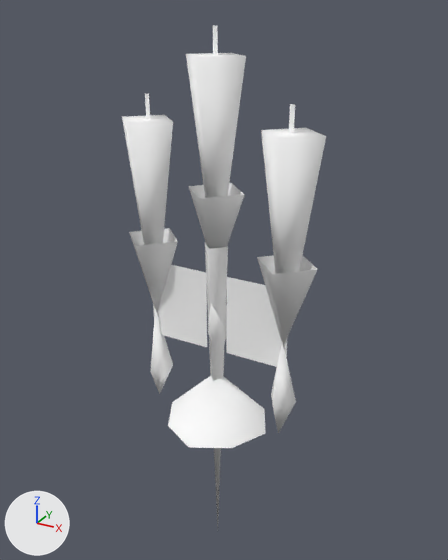
The glTF model public/3d/item/model__item__room.ofs_3175_0/3175IMFY05_07.gltf: old version first, new version second.
Camera for both pictures: a camera (50 mm lens) standing at (0.935, -1.649, 1.381) and looking at (-0.008, 0.067, 0.524). The lights are fixed; the arrows at lower left show +X, +Y and +Z. The older version comes first.

Names of what the first picture shows: '3175IMFY05_07'.
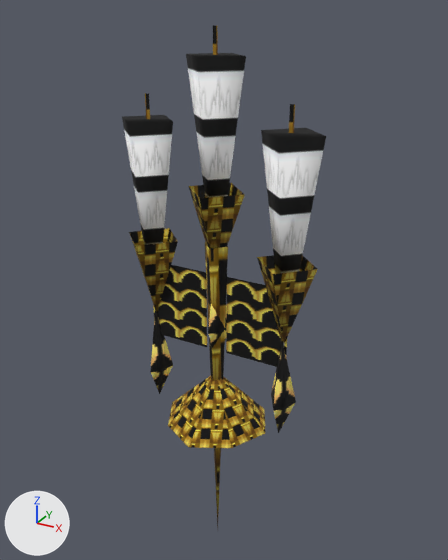
What changed in the scene script:
```text
Add img_imfy05_07_1:
    img_imfy05_07_1 = load_image('imfy05_07_1', '_unpacked/imfy05_07_1', 16, 32, 'sRGB')
Add img_imfy05_07_3:
    img_imfy05_07_3 = load_image('imfy05_07_3', '_unpacked/imfy05_07_3', 32, 32, 'sRGB')
Add img_imfy05_07_2:
    img_imfy05_07_2 = load_image('imfy05_07_2', '_unpacked/imfy05_07_2', 16, 32, 'sRGB')
Add img_imfy05_07_0:
    img_imfy05_07_0 = load_image('imfy05_07_0', '_unpacked/imfy05_07_0', 32, 32, 'sRGB')
Change mat_imfy05_07_0:
    remove mat_imfy05_07_0.base_color = (1.0, 1.0, 1.0)  # white #ffffff
    add mat_imfy05_07_0.texture = img_imfy05_07_0
Change mat_imfy05_07_2:
    remove mat_imfy05_07_2.base_color = (1.0, 1.0, 1.0)  # white #ffffff
    add mat_imfy05_07_2.texture = img_imfy05_07_2
Change mat_imfy05_07_3:
    remove mat_imfy05_07_3.base_color = (1.0, 1.0, 1.0)  # white #ffffff
    add mat_imfy05_07_3.texture = img_imfy05_07_3
Change mat_imfy05_07_1:
    remove mat_imfy05_07_1.base_color = (1.0, 1.0, 1.0)  # white #ffffff
    add mat_imfy05_07_1.texture = img_imfy05_07_1
```

What differs and where, as boxes [x1, y1, x2, y2] in the pictures (448 x 560 px):
'3175IMFY05_07', surface changed (darker): [122, 25, 326, 528] in both
